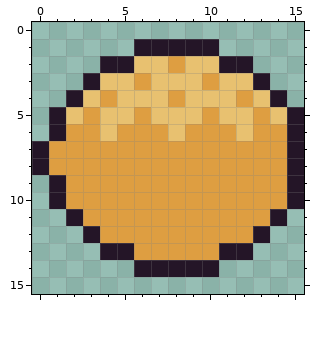
File history of a pixel-art file, art/fruit/lemon.aseprite. The picture above was drawn from the file before the commit.
16x16 pixels, 1 frame.
Now the later version:
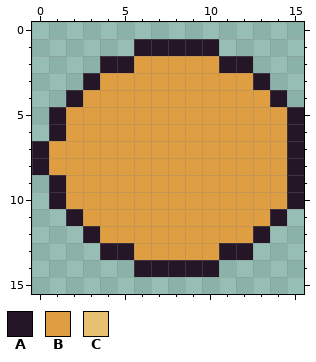
Palette (. is transparent): A #241527  B #de9e41  C #e8c170
The exact change:
Layer "Layer 1":
y 2: x 6..7 CC -> BB; x 9..10 CC -> BB
y 3: x 4..5 CC -> BB; x 7..9 CCC -> BBB; x 11..12 CC -> BB
y 4: x 3 C -> B; x 5..7 CCC -> BBB; x 9..11 CCC -> BBB; x 13 C -> B
y 5: x 2 C -> B; x 4..5 CC -> BB; x 7..9 CCC -> BBB; x 11..12 CC -> BB; x 14 C -> B
y 6: x 4 C -> B; x 8 C -> B; x 12 C -> B
Pixel boxes of the changes (left, top, right, bottom) in both pictures:
changed: (66, 56, 287, 141)
